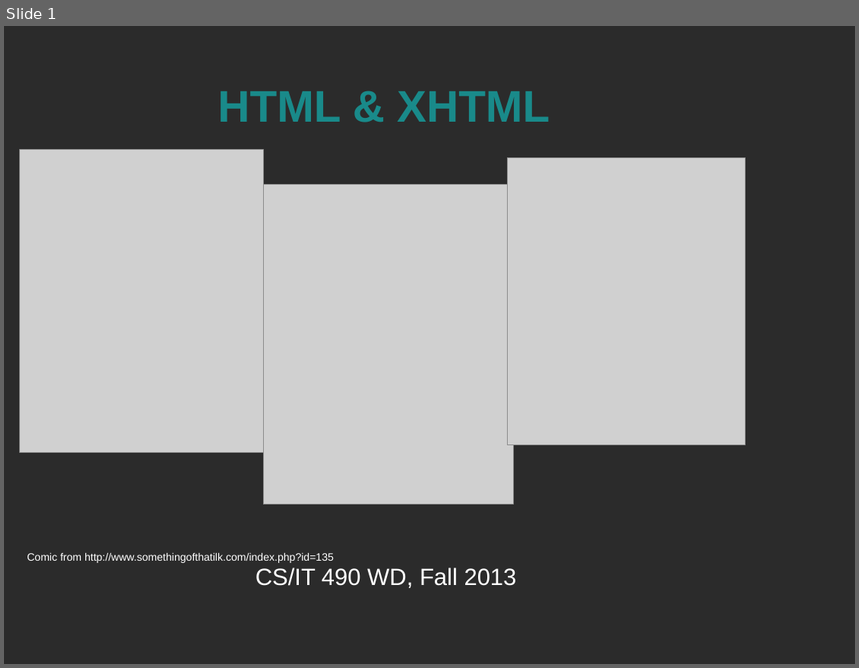
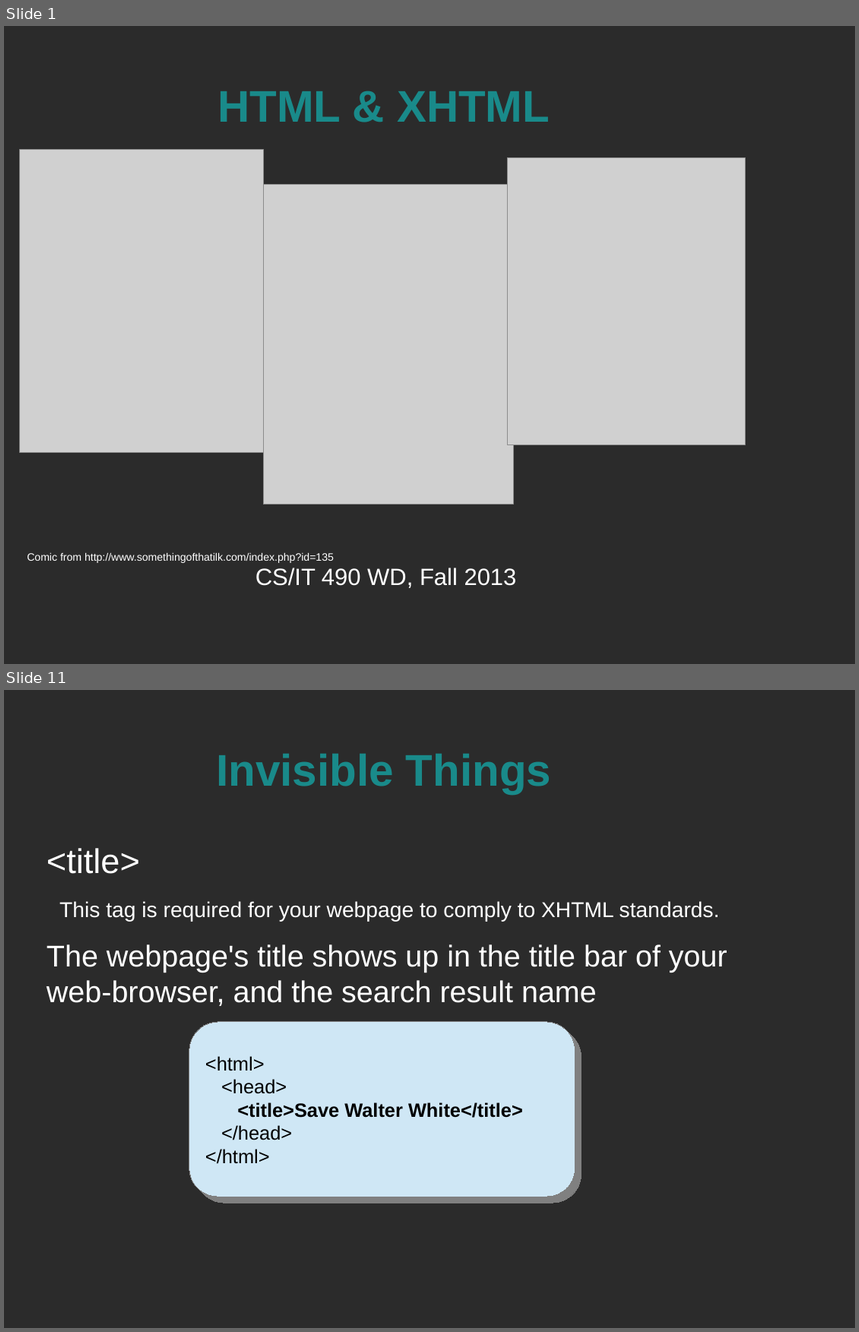
Before and after one commit to spellbindguy/Web-Development, a slide deck: Lectures/03 HTML/HTML.odp. Shown one above the other, each under a label of ours: slide 1 before the commit, slides 1 and 11 after it; the slides between them are not shown. The pictures are 859x668 and 859x1332 pixels, drawn with LibreOffice and Linux fonts; fonts in the diff are those of the drawing; grey boxes stand for pictures; background and template pictures are left out; a plain dark background stands for a picture behind light text. Boxes give left, top, right and bottom in pixels: in the first picture for what was removed or moved away, otherwise in the second. Text is boxed around its words. In the diff, an @@ line names an element or a change of style, - is before the commit and + after.

Commit message:
HTML Lecture WIP

```diff
--- a/Lectures/03 HTML/HTML.odp
+++ b/Lectures/03 HTML/HTML.odp
@@ slide 11 added at bbox=[4, 690, 855, 1328], background picture (left out) @@
@@ title added at bbox=[216, 754, 551, 794], 41.4 pt, text #198A8A, bold @@
+Invisible Things
@@ text added at bbox=[47, 848, 728, 1006], 28 pt, text #FFFFFF @@
+<title>
+This tag is required for your webpage to comply to XHTML standards.
+The webpage's title shows up in the title bar of your web-browser, and the search result name
@@ rounded rectangle added at bbox=[189, 1022, 576, 1198], fill #CFE7F5, outline #808080 0 pt, 18 pt, text #000000, bold @@
+<html>
+<head>
+<title>Save Walter White</title>
+</head>
+</html>
```
Also in this commit, not shown: 1 slide changed, 45 other slides added, 1 slide removed.
